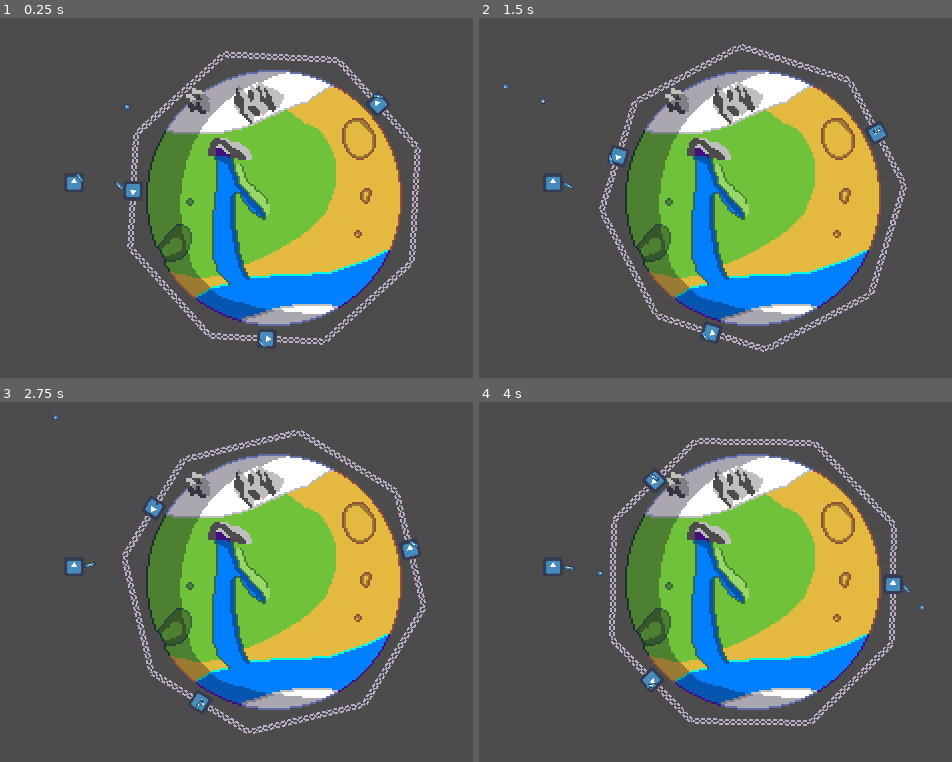
Above: before the commit, frames 1-4 (two rows, left to right).
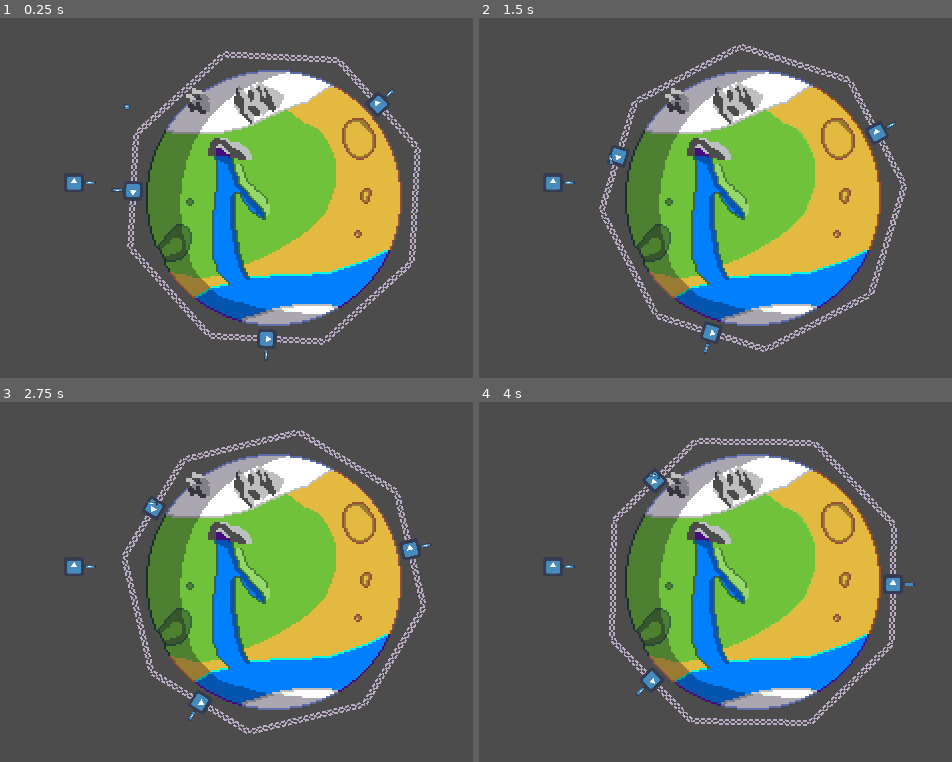
Above: after the commit, the same moments.

Repository: IgnacioMGarrido/BTP-GameJam
Game: Godot game, scene res://Scenes/MainScene.tscn
Same seed, same stepped clock (60 frames per second), same inputs: the game is played once before the commit and once after it. The engine's default icon, where the game draws it, is replaced by a stand-in: a white triangle on a blue panel in a dark square.
Inputs (mouse positions are in pixels of both pictures, inside the frame that each line leads up to):
- Up to frame 1 (0.25 s): no input
- Up to frame 2 (1.5 s): tap Enter (ui_accept) at 0.5, 0.77 s; move the mouse to (895, 180) at 0.52 s; click (895, 180) at 0.67 s; move the mouse to (625, 216) at 1.27 s; click (625, 216) at 1.42 s
- Up to frame 3 (2.75 s): tap Enter (ui_accept) at 1.52 s; move the mouse to (335, 502) at 2.02 s; click (335, 502) at 2.17 s
- Up to frame 4 (4 s): move the mouse to (720, 654) at 2.77 s; click (720, 654) at 2.92 s; tap Enter (ui_accept) at 3.02, 3.77 s; move the mouse to (947, 636) at 3.52 s; click (947, 636) at 3.67 s

The runs differ from the first frame. In frame 1, 0.1% of the frame differs, in the area x 16-84%, y 20-95%; in frame 2, less than 0.1%; in frame 3, less than 0.1%; in frame 4, 0.1%, in the area x 17-95%, y 19-82%.
Error before the commit: Invalid call. Nonexistent function 'project_ray_origin' in base 'Camera2D'. (res://Scripts/DefenseManager.gd:16)

Commit message:
Now it's possible to select defenses

Diff:
--- a/BTP-Game/Scenes/Camera.tscn
+++ b/BTP-Game/Scenes/Camera.tscn
@@ -1,9 +1,5 @@
-[gd_scene load_steps=2 format=2]
-
-[ext_resource path="res://Managers/DefenseManager.tscn" type="PackedScene" id=1]
+[gd_scene format=2]
 
 [node name="Camera" type="Camera2D"]
 
-[node name="DefenseManager" parent="." instance=ExtResource( 1 )]
-
 [node name="RayCast2D" type="RayCast2D" parent="."]
--- a/BTP-Game/Scenes/MainScene.tscn
+++ b/BTP-Game/Scenes/MainScene.tscn
@@ -1,9 +1,10 @@
-[gd_scene load_steps=5 format=2]
+[gd_scene load_steps=6 format=2]
 
 [ext_resource path="res://Scenes/Planets/Planet.tscn" type="PackedScene" id=1]
 [ext_resource path="res://Scenes/Planets/Defenses/Turret.tscn" type="PackedScene" id=2]
 [ext_resource path="res://Scenes/Planets/Defenses/Bullet.tscn" type="PackedScene" id=3]
 [ext_resource path="res://Scenes/Camera.tscn" type="PackedScene" id=4]
+[ext_resource path="res://Managers/DefenseManager.tscn" type="PackedScene" id=5]
 
 [node name="MainScene" type="Node2D"]
 
@@ -19,3 +20,5 @@
 [node name="Camera" parent="." instance=ExtResource( 4 )]
 position = Vector2( 160, 90 )
 current = true
+
+[node name="DefenseManager" parent="." instance=ExtResource( 5 )]
--- a/BTP-Game/Scenes/Planets/Defenses/DefenseSpot.tscn
+++ b/BTP-Game/Scenes/Planets/Defenses/DefenseSpot.tscn
@@ -1,8 +1,18 @@
-[gd_scene load_steps=2 format=2]
+[gd_scene load_steps=4 format=2]
 
-[ext_resource path="res://Sprites/DefenseStrap.png" type="Texture" id=1]
+[ext_resource path="res://Scripts/DefenseTrigger.gd" type="Script" id=1]
+[ext_resource path="res://Sprites/DefenseStrap.png" type="Texture" id=2]
 
-[node name="DefenseSpot" type="Node2D"]
+[sub_resource type="RectangleShape2D" id=1]
+extents = Vector2( 29, 30 )
+
+[node name="DefenseSpot" type="Area2D"]
+script = ExtResource( 1 )
 
 [node name="Sprite" type="Sprite" parent="."]
-texture = ExtResource( 1 )
+texture = ExtResource( 2 )
+
+[node name="TriggerArea" type="CollisionShape2D" parent="."]
+shape = SubResource( 1 )
+
+[connection signal="input_event" from="." to="." method="_on_input_event"]
--- a/BTP-Game/Scripts/DefenseManager.gd
+++ b/BTP-Game/Scripts/DefenseManager.gd
@@ -1,25 +1,19 @@
 extends Node2D
 
 var defenses : Array
-onready var ray = $"../RayCast2D"
-onready var camera : Camera2D = $".."
-var ray_length = 1000
+var active_defense = null
 
 func _ready():
 	defenses = get_tree().get_nodes_in_group("defenses")
+	for def in defenses:
+		def.connect("trigger_defense", self, "_on_trigger_defense")
+
 
 func _process(delta):
-	pass
-
-func _input(event):
-	if event is InputEventMouseButton and event.is_pressed() and event.button_index == 1:
-		var from = camera.project_ray_origin(event.position)
-		var to = from + camera.project_ray_normal(event.position) * ray_length
-		ray.get_viewport_transform().position = from
-		ray.cast_to(to)
-
-		print(ray.get_collider().get_class())
+	if active_defense:
+		if active_defense.get_child_count() == 3:
+			active_defense.get_child(2).update_motion(delta)
 
 
-		for def in defenses:
-			def.active = !def.active
+func _on_trigger_defense(defense_spot):
+	active_defense = defense_spot
--- /dev/null
+++ b/BTP-Game/Scripts/DefenseTrigger.gd
@@ -0,0 +1,10 @@
+extends Area2D
+
+signal trigger_defense
+
+func _ready():
+	add_to_group("defenses")
+
+func _on_input_event(viewport, event, shape_idx):
+	if event is InputEventMouseButton && event.pressed:
+		emit_signal("trigger_defense", self)
--- a/BTP-Game/Scripts/Turret.gd
+++ b/BTP-Game/Scripts/Turret.gd
@@ -8,11 +8,7 @@
 var Bullet = load(Global.bullet_res)
 
 func _ready():
-	add_to_group("defenses")
-
-# Called every frame. 'delta' is the elapsed time since the previous frame.
-func _process(delta):
-	update_motion(delta)
+	pass
 
 
 func update_motion(delta):
